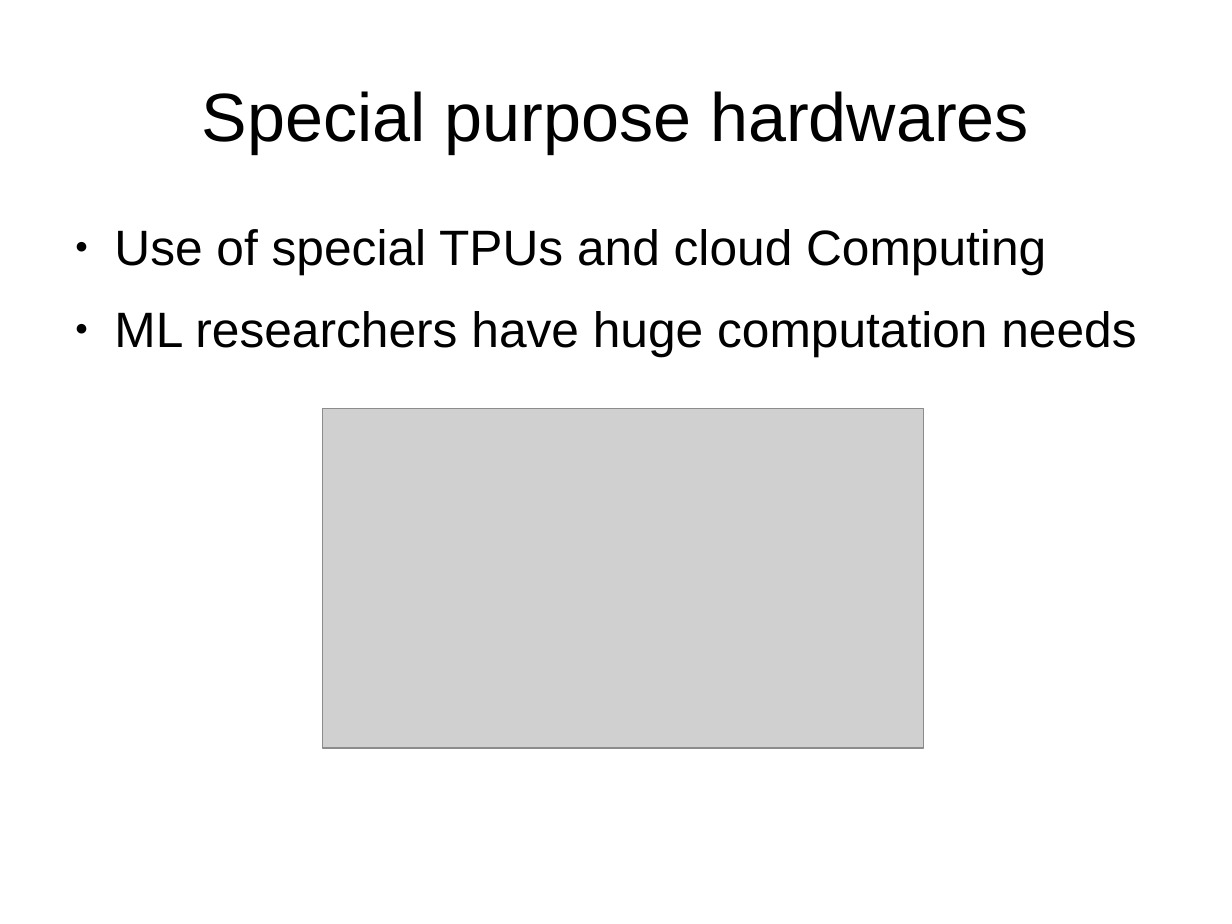
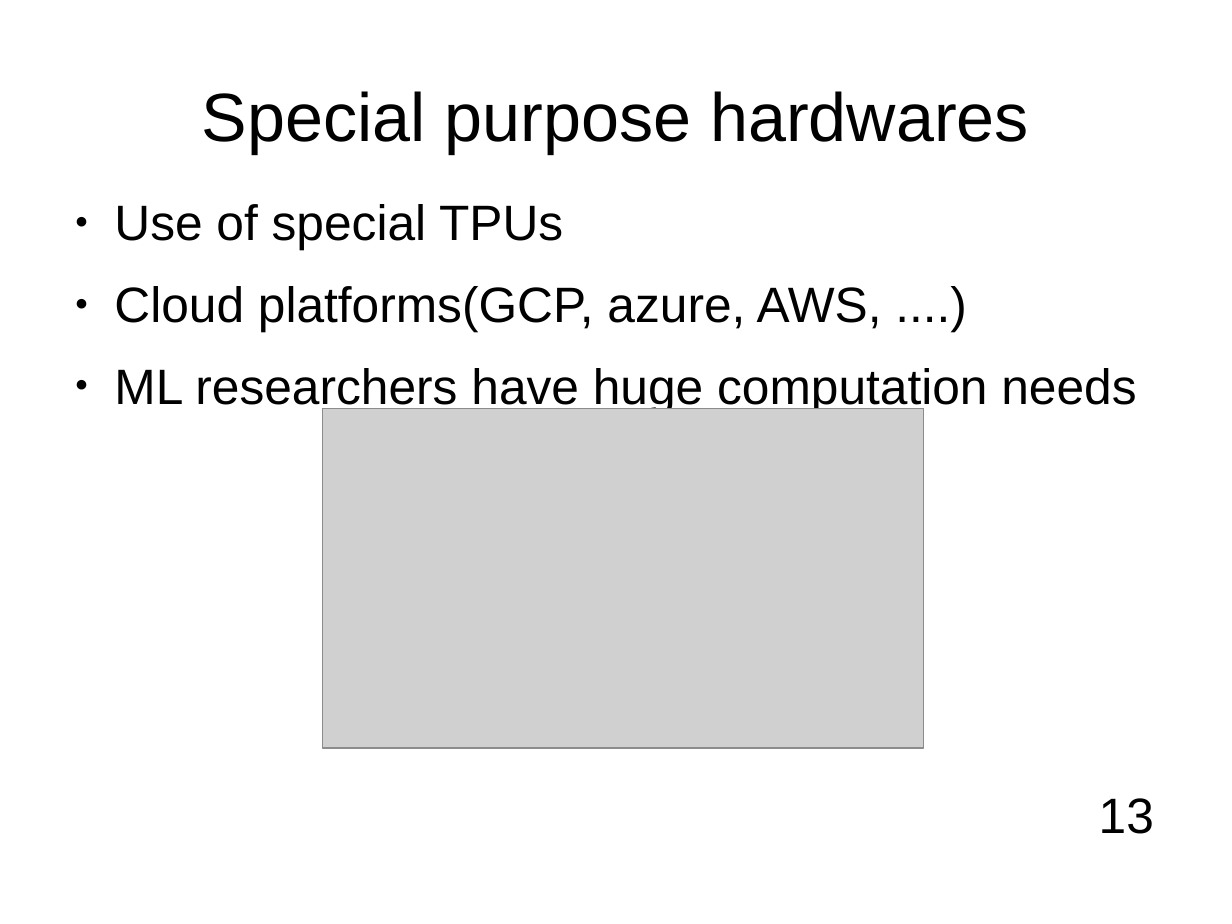
Before and after one commit to kurianbenoy/Talks, a slide deck: slide 13 of Pycon India/Talks.odp. Drawn at 1232x924 pixels with LibreOffice and Linux fonts; fonts in the diff are those of the drawing; grey boxes stand for pictures; background and template pictures are left out. Boxes give left, top, right and bottom in pixels: in the first picture for what was removed or moved away, otherwise in the second. Text is boxed around its words. In the diff, an @@ line names an element or a change of style, - is before the commit and + after.

```diff
--- a/Pycon India/Talks.odp
+++ b/Pycon India/Talks.odp
@@ text "Use of special TPUs": place and size @@
-text "Use of special TPUs" at box(114, 229, 1136, 357)
+text "Use of special TPUs" at box(114, 204, 1136, 413)
@@ text at box(114, 204, 882, 331): text changed @@
-● Use of special TPUs and cloud Computing
+● Use of special TPUs
+● Cloud platforms(GCP, azure, AWS, ....)
@@ text added at box(1099, 798, 1154, 834), 32 pt, text #000000 @@
+13
```
Also in this commit, not shown: 34 other slides changed, 1 slide added, 1 slide removed, 7 other files.
